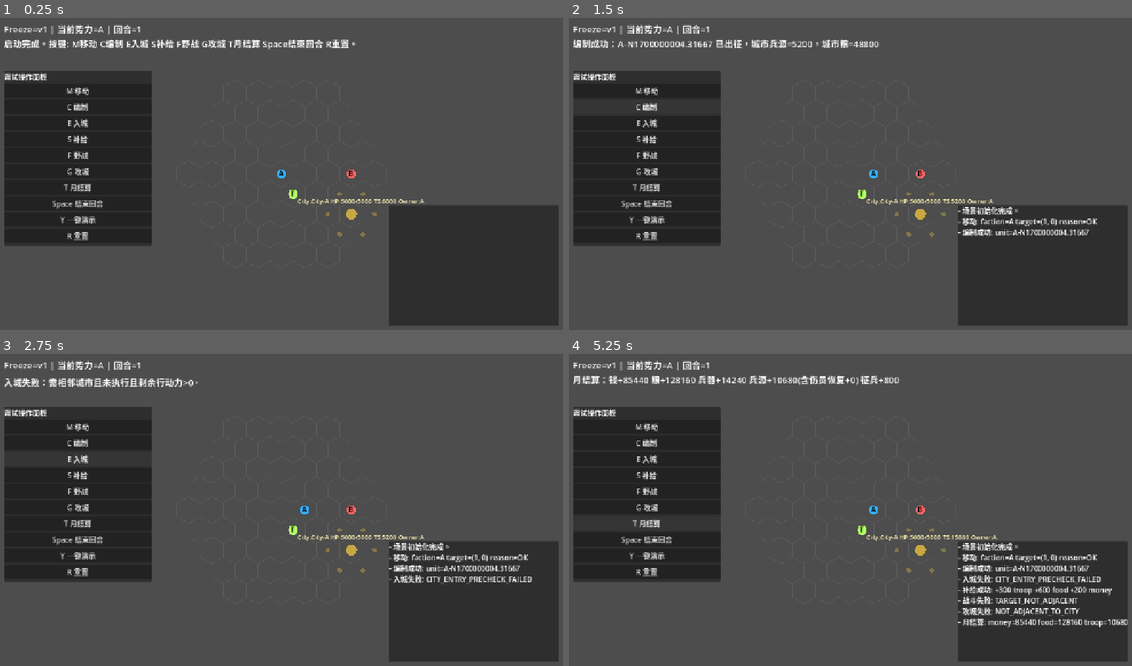
Above: before the commit, frames 1-4 (two rows, left to right).
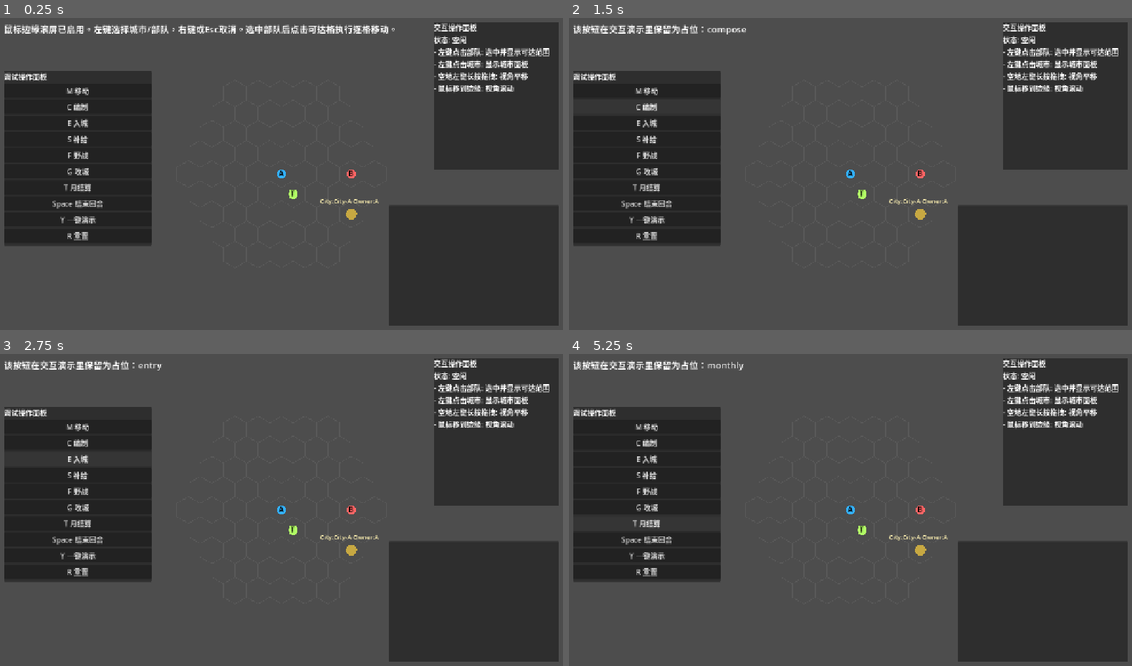
Above: after the commit, the same moments.

Repository: a327921510/test-unity
Game: Godot game, scene res://scenes/Main.tscn
Two runs of this game, one before a commit and one after it. Both use one fixed random seed, a clock stepped at 60 frames per second and the inputs below.
Inputs:
- Up to frame 1 (0.25 s): no input
- Up to frame 2 (1.5 s): click "M 移动" at 0.5 s; click "C 编制" at 1.25 s
- Up to frame 3 (2.75 s): click "E 入城" at 2 s
- Up to frame 4 (5.25 s): click "S 补给" at 2.75 s; click "F 野战" at 3.5 s; click "G 攻城" at 4.25 s; click "T 月结算" at 5 s

The runs differ from the first frame. In frame 1, 13% of the frame differs, in the area x 0-100%, y 1-71%; in frame 2, 12%; in frame 3, 13%; in frame 4, 14%, in the area x 0-100%, y 1-88%.
Error after the commit: Invalid type in function 'setup' in base 'RefCounted (TurnManager)'. The array of argument 1 (Array) does not have the same element type as the expected typed …

Commit message:
feat: 创建交互模块

Diff:
--- a/scenes/Main.tscn
+++ b/scenes/Main.tscn
@@ -1,6 +1,6 @@
 [gd_scene load_steps=2 format=3 uid="uid://d4pj2n6gl64eh"]
 
-[ext_resource type="Script" path="res://scripts/Main.gd" id="1_h8v8f"]
+[ext_resource type="Script" path="res://scripts/MainInteractive.gd" id="1_h8v8f"]
 
 [node name="Main" type="Node2D"]
 script = ExtResource("1_h8v8f")
--- /dev/null
+++ b/scripts/MainInteractive.gd
@@ -0,0 +1,483 @@
+extends Node2D
+
+const UNIT_DATA_SCRIPT := preload("res://scripts/domain/Unit.gd")
+const CITY_DATA_SCRIPT := preload("res://scripts/domain/City.gd")
+const HEX_GRID_RULES_SCRIPT := preload("res://scripts/map/HexGridRules.gd")
+const TURN_MANAGER_SCRIPT := preload("res://scripts/core/TurnManager.gd")
+const DEBUG_PANEL_SCRIPT := preload("res://scripts/ui/DebugPanel.gd")
+
+const HEX_SIZE := 30.0
+const GRID_RADIUS := 4
+const ORIGIN := Vector2(640, 360)
+const EDGE_THRESHOLD_PX := 24.0
+const EDGE_SCROLL_SPEED := 380.0
+const UNIT_STEP_TIME_SEC := 0.12
+const DRAG_START_THRESHOLD_PX := 8.0
+const DRAG_LONG_PRESS_MS := 180
+
+enum InteractionState {
+	IDLE,
+	CITY_SELECTED,
+	UNIT_SELECTED,
+	UNIT_MOVE_TARGETING,
+	UNIT_MOVING
+}
+
+var _state: InteractionState = InteractionState.IDLE
+var _grid_rules
+var _turn_manager
+var _city_alpha
+var _unit_a
+var _unit_b
+var _unit_transport
+var _unit_list: Array = []
+var _selected_city = null
+var _selected_unit = null
+var _reachable_tiles: Array[Vector2i] = []
+var _move_path: Array[Vector2i] = []
+var _move_step_timer := 0.0
+var _camera_offset := Vector2.ZERO
+var _min_camera_offset := Vector2.ZERO
+var _max_camera_offset := Vector2.ZERO
+var _status_label: Label
+var _context_label: Label
+var _debug_panel
+var _is_left_pressed := false
+var _left_press_started_on_empty := false
+var _is_camera_dragging := false
+var _left_press_screen_pos := Vector2.ZERO
+var _left_press_latest_pos := Vector2.ZERO
+var _left_press_started_at_ms := 0
+
+func _ready() -> void:
+	_initialize_demo()
+	_build_debug_panel()
+	_build_interaction_panel()
+	_recompute_camera_bounds()
+	_update_status("鼠标边缘滚屏已启用。左键选择城市/部队，右键或Esc取消。选中部队后点击可达格执行逐格移动。")
+	queue_redraw()
+
+func _process(delta: float) -> void:
+	_handle_edge_scroll(delta)
+	_process_unit_moving(delta)
+
+func _unhandled_input(event: InputEvent) -> void:
+	if event is InputEventMouseButton:
+		if event.button_index == MOUSE_BUTTON_LEFT:
+			if event.pressed:
+				_on_left_mouse_down(event.position)
+			else:
+				_on_left_mouse_up(event.position)
+			queue_redraw()
+			return
+		if event.button_index == MOUSE_BUTTON_RIGHT and event.pressed:
+			_clear_selection("已取消选择。")
+			queue_redraw()
+			return
+
+	if event is InputEventMouseMotion:
+		_on_left_mouse_motion(event)
+		return
+
+	if event is InputEventKey and event.pressed and not event.echo:
+		match event.keycode:
+			KEY_ESCAPE:
+				_clear_selection("已取消选择。")
+			KEY_M:
+				if _selected_unit != null:
+					_enter_move_targeting()
+			KEY_SPACE:
+				_turn_manager.end_turn()
+				_update_status("结束回合，当前势力=%s，回合=%d" % [_turn_manager.current_faction_id(), _turn_manager.current_turn_count()])
+			KEY_R:
+				_initialize_demo()
+				_clear_selection("已重置演示状态。")
+			_:
+				return
+		queue_redraw()
+
+func _draw() -> void:
+	_draw_grid()
+	_draw_city_block_preview()
+	_draw_city_label(_city_alpha)
+	_draw_reachable_tiles()
+	_draw_unit(_unit_a, Color(0.2, 0.7, 1.0), "A")
+	_draw_unit(_unit_b, Color(1.0, 0.4, 0.4), "B")
+	_draw_unit(_unit_transport, Color(0.7, 1.0, 0.4), "T")
+	_draw_selection_rings()
+
+func _initialize_demo() -> void:
+	_city_alpha = CITY_DATA_SCRIPT.new("City-A", "A", Vector2i(2, 2))
+	_unit_a = UNIT_DATA_SCRIPT.new("A-1", "A", UNIT_DATA_SCRIPT.ArmsType.SPEARMAN, Vector2i(0, 0), 3)
+	_unit_b = UNIT_DATA_SCRIPT.new("B-1", "B", UNIT_DATA_SCRIPT.ArmsType.HALBERD_SHIELD, Vector2i(3, 0), 3)
+	_unit_transport = UNIT_DATA_SCRIPT.new("A-T", "A", UNIT_DATA_SCRIPT.ArmsType.TRANSPORT, Vector2i(0, 1), 4)
+	_unit_list = [_unit_a, _unit_b, _unit_transport]
+
+	_turn_manager = TURN_MANAGER_SCRIPT.new()
+	_turn_manager.setup(["A", "B"], {"A": [_unit_a, _unit_transport], "B": [_unit_b]})
+
+	_grid_rules = HEX_GRID_RULES_SCRIPT.new()
+	_grid_rules.setup([_city_alpha.core_grid], _unit_list)
+
+	_state = InteractionState.IDLE
+	_selected_city = null
+	_selected_unit = null
+	_reachable_tiles.clear()
+	_move_path.clear()
+	_move_step_timer = 0.0
+
+func _handle_left_click(screen_pos: Vector2) -> void:
+	if _state == InteractionState.UNIT_MOVING:
+		return
+
+	var world_pos := screen_pos
+	var picked_unit = _pick_unit(world_pos)
+	if picked_unit != null:
+		_select_unit(picked_unit)
+		return
+
+	if _is_click_on_city(world_pos):
+		_select_city(_city_alpha)
+		return
+
+	var clicked_cell: Vector2i = _pick_grid_cell(world_pos)
+	if _state == InteractionState.UNIT_MOVE_TARGETING and _selected_unit != null:
+		_try_start_move(clicked_cell)
+		return
+
+	_clear_selection("未选中对象。")
+
+# 处理左键按下：记录按压上下文，用于区分点击和长按拖拽。
+# 输入: screen_pos(按下时屏幕坐标)
+# 输出: 更新拖拽状态缓存，不直接触发业务点击。
+func _on_left_mouse_down(screen_pos: Vector2) -> void:
+	_is_left_pressed = true
+	_is_camera_dragging = false
+	_left_press_screen_pos = screen_pos
+	_left_press_latest_pos = screen_pos
+	_left_press_started_at_ms = Time.get_ticks_msec()
+	_left_press_started_on_empty = _pick_unit(screen_pos) == null and not _is_click_on_city(screen_pos)
+
+# 处理左键抬起：若已拖拽则结束拖拽；否则按普通点击分发。
+# 输入: screen_pos(抬起时屏幕坐标)
+# 输出: 触发点击选择或仅结束拖拽。
+func _on_left_mouse_up(screen_pos: Vector2) -> void:
+	if not _is_left_pressed:
+		return
+	var was_dragging := _is_camera_dragging
+	_is_left_pressed = false
+	_is_camera_dragging = false
+	_left_press_started_on_empty = false
+	if was_dragging:
+		_update_status("已结束拖拽视角。")
+		return
+	_handle_left_click(screen_pos)
+
+# 处理左键按住移动：满足长按+位移阈值后进入地图拖拽。
+# 输入: event(鼠标移动事件)
+# 输出: 更新相机偏移并刷新画面。
+func _on_left_mouse_motion(event: InputEventMouseMotion) -> void:
+	if not _is_left_pressed:
+		return
+	_left_press_latest_pos = event.position
+	if not _left_press_started_on_empty:
+		return
+	if _state == InteractionState.UNIT_MOVING:
+		return
+	if not _is_camera_dragging:
+		var hold_ms := Time.get_ticks_msec() - _left_press_started_at_ms
+		var drag_distance := _left_press_latest_pos.distance_to(_left_press_screen_pos)
+		if hold_ms < DRAG_LONG_PRESS_MS or drag_distance < DRAG_START_THRESHOLD_PX:
+			return
+		_is_camera_dragging = true
+		_update_status("长按空地拖拽中：正在移动地图视角。")
+	_apply_camera_offset_delta(event.relative)
+	queue_redraw()
+
+func _select_city(city) -> void:
+	_selected_city = city
+	_selected_unit = null
+	_reachable_tiles.clear()
+	_state = InteractionState.CITY_SELECTED
+	_update_context_panel()
+	_update_status("已选中城市 %s。右侧显示城市操作面板入口。" % city.id)
+
+func _select_unit(unit) -> void:
+	if unit.faction_id != _turn_manager.current_faction_id():
+		_update_status("当前为 %s 势力回合，不能操作 %s 势力单位。" % [_turn_manager.current_faction_id(), unit.faction_id])
+		return
+	_selected_city = null
+	_selected_unit = unit
+	_state = InteractionState.UNIT_SELECTED
+	_reachable_tiles = _grid_rules.get_reachable_tiles(unit)
+	_update_context_panel()
+	_update_status("已选中部队 %s。已显示可移动范围，点击可达格可执行移动。" % unit.id)
+
+func _enter_move_targeting() -> void:
+	if _selected_unit == null:
+		return
+	_state = InteractionState.UNIT_MOVE_TARGETING
+	_reachable_tiles = _grid_rules.get_reachable_tiles(_selected_unit)
+	_update_context_panel()
+	_update_status("移动目标选择中：请点击一个可达格。")
+
+func _try_start_move(target: Vector2i) -> void:
+	if _selected_unit == null:
+		return
+	if not _grid_rules.is_tile_reachable(_selected_unit, target):
+		_update_status("目的地不可达：%s" % str(target))
+		return
+	_move_path = _grid_rules.build_path(_selected_unit, target)
+	if _move_path.is_empty():
+		_update_status("未找到路径。")
+		return
+	_state = InteractionState.UNIT_MOVING
+	_move_step_timer = UNIT_STEP_TIME_SEC
+	_update_context_panel()
+	_update_status("部队 %s 开始逐格移动到 %s。" % [_selected_unit.id, str(target)])
+
+func _process_unit_moving(delta: float) -> void:
+	if _state != InteractionState.UNIT_MOVING or _selected_unit == null:
+		return
+	_move_step_timer -= delta
+	if _move_step_timer > 0.0:
+		return
+	_move_step_timer = UNIT_STEP_TIME_SEC
+	if _move_path.is_empty():
+		_finish_movement()
+		return
+	var step_cell: Vector2i = _move_path.pop_front()
+	var result: Dictionary = _grid_rules.move_unit_one_step(_selected_unit, step_cell)
+	if not result["ok"]:
+		_state = InteractionState.UNIT_SELECTED
+		_update_status("移动中断，原因=%d" % result["reason"])
+		_reachable_tiles = _grid_rules.get_reachable_tiles(_selected_unit)
+		_update_context_panel()
+		queue_redraw()
+		return
+	queue_redraw()
+
+func _finish_movement() -> void:
+	_state = InteractionState.UNIT_SELECTED
+	_reachable_tiles = _grid_rules.get_reachable_tiles(_selected_unit)
+	_update_context_panel()
+	_update_status("移动完成：%s 当前坐标=%s，剩余行动力=%d" % [
+		_selected_unit.id, str(_selected_unit.grid), _selected_unit.remaining_move_points
+	])
+
+func _clear_selection(status_text: String) -> void:
+	_state = InteractionState.IDLE
+	_selected_city = null
+	_selected_unit = null
+	_reachable_tiles.clear()
+	_move_path.clear()
+	_update_context_panel()
+	_update_status(status_text)
+
+func _build_interaction_panel() -> void:
+	var layer := CanvasLayer.new()
+	layer.name = "InteractionUI"
+	add_child(layer)
+
+	var panel := PanelContainer.new()
+	panel.offset_left = 980
+	panel.offset_top = 20
+	panel.offset_right = 1260
+	panel.offset_bottom = 350
+	layer.add_child(panel)
+
+	var vb := VBoxContainer.new()
+	panel.add_child(vb)
+
+	var title := Label.new()
+	title.text = "交互操作面板"
+	vb.add_child(title)
+
+	_context_label = Label.new()
+	_context_label.autowrap_mode = TextServer.AUTOWRAP_WORD_SMART
+	_context_label.custom_minimum_size = Vector2(250, 280)
+	vb.add_child(_context_label)
+
+	_update_context_panel()
+
+func _update_context_panel() -> void:
+	if _context_label == null:
+		return
+	match _state:
+		InteractionState.IDLE:
+			_context_label.text = "状态: 空闲\n- 左键点击部队: 选中并显示可达范围\n- 左键点击城市: 显示城市面板\n- 空地左键长按拖拽: 视角平移\n- 鼠标移到边缘: 视角滚动"
+		InteractionState.CITY_SELECTED:
+			_context_label.text = "状态: 已选中城市\n城市: %s\n操作入口:\n- 发展(占位)\n- 征募(占位)\n- 编制(占位)\n\n右键/Esc: 取消选择" % _selected_city.id
+		InteractionState.UNIT_SELECTED:
+			_context_label.text = "状态: 已选中部队\n部队: %s\n剩余行动力: %d\n操作入口:\n- 移动(左键可达格)\n- 攻击(占位)\n- 战法(占位)\n- 补给(占位)\n\n按 M: 进入移动目标模式" % [
+				_selected_unit.id, _selected_unit.remaining_move_points
+			]
+		InteractionState.UNIT_MOVE_TARGETING:
+			_context_label.text = "状态: 选择移动目标\n部队: %s\n请左键点击可达格。\n右键/Esc: 返回部队选中态。" % _selected_unit.id
+		InteractionState.UNIT_MOVING:
+			_context_label.text = "状态: 部队移动中\n部队: %s\n沿路径逐格推进中..." % _selected_unit.id
+
+func _build_debug_panel() -> void:
+	_debug_panel = DEBUG_PANEL_SCRIPT.new()
+	_debug_panel.name = "DebugUI"
+	add_child(_debug_panel)
+	_debug_panel.setup(Callable(self, "_handle_debug_action"))
+
+func _handle_debug_action(action_id: String) -> void:
+	match action_id:
+		"move":
+			_enter_move_targeting()
+		"end_turn":
+			_turn_manager.end_turn()
+			_update_status("结束回合，当前势力=%s，回合=%d" % [_turn_manager.current_faction_id(), _turn_manager.current_turn_count()])
+		"reset":
+			_initialize_demo()
+			_clear_selection("已重置演示状态。")
+		_:
+			_update_status("该按钮在交互演示里保留为占位：%s" % action_id)
+	queue_redraw()
+
+func _update_status(text: String) -> void:
+	if _status_label == null:
+		_status_label = get_node_or_null("HelloLabel")
+	if _status_label != null:
+		_status_label.text = text
+
+func _handle_edge_scroll(delta: float) -> void:
+	if _is_camera_dragging:
+		return
+	var viewport_rect := get_viewport_rect()
+	var mouse_pos := get_viewport().get_mouse_position()
+	if not viewport_rect.has_point(mouse_pos):
+		return
+	var scroll_dir := Vector2.ZERO
+	if mouse_pos.x <= EDGE_THRESHOLD_PX:
+		scroll_dir.x += 1.0
+	elif mouse_pos.x >= viewport_rect.size.x - EDGE_THRESHOLD_PX:
+		scroll_dir.x -= 1.0
+	if mouse_pos.y <= EDGE_THRESHOLD_PX:
+		scroll_dir.y += 1.0
+	elif mouse_pos.y >= viewport_rect.size.y - EDGE_THRESHOLD_PX:
+		scroll_dir.y -= 1.0
+	if scroll_dir == Vector2.ZERO:
+		return
+	_apply_camera_offset_delta(scroll_dir.normalized() * EDGE_SCROLL_SPEED * delta)
+	queue_redraw()
+
+# 相机偏移应用函数，统一做边界夹取。
+# 输入: delta(本次相机偏移增量)
+# 输出: 更新并夹取 _camera_offset。
+func _apply_camera_offset_delta(delta: Vector2) -> void:
+	_camera_offset += delta
+	_camera_offset.x = clamp(_camera_offset.x, _min_camera_offset.x, _max_camera_offset.x)
+	_camera_offset.y = clamp(_camera_offset.y, _min_camera_offset.y, _max_camera_offset.y)
+
+func _recompute_camera_bounds() -> void:
+	var viewport_size := get_viewport_rect().size
+	var min_world := Vector2(999999, 999999)
+	var max_world := Vector2(-999999, -999999)
+	for q in range(-GRID_RADIUS, GRID_RADIUS + 1):
+		for r in range(-GRID_RADIUS, GRID_RADIUS + 1):
+			var s := -q - r
+			if abs(s) > GRID_RADIUS:
+				continue
+			var p := _axial_to_pixel_no_offset(Vector2i(q, r))
+			min_world.x = min(min_world.x, p.x)
+			min_world.y = min(min_world.y, p.y)
+			max_world.x = max(max_world.x, p.x)
+			max_world.y = max(max_world.y, p.y)
+	var margin := HEX_SIZE * 2.0
+	_min_camera_offset = Vector2(
+		viewport_size.x - (max_world.x + margin),
+		viewport_size.y - (max_world.y + margin)
+	)
+	_max_camera_offset = Vector2(
+		-(min_world.x - margin),
+		-(min_world.y - margin)
+	)
+
+func _draw_grid() -> void:
+	for q in range(-GRID_RADIUS, GRID_RADIUS + 1):
+		for r in range(-GRID_RADIUS, GRID_RADIUS + 1):
+			var s := -q - r
+			if abs(s) > GRID_RADIUS:
+				continue
+			var center := _axial_to_pixel(Vector2i(q, r))
+			var points := PackedVector2Array()
+			for i in range(6):
+				var angle := PI / 180.0 * (60.0 * i - 30.0)
+				points.append(center + Vector2(cos(angle), sin(angle)) * HEX_SIZE)
+			draw_polyline(points + PackedVector2Array([points[0]]), Color(0.35, 0.35, 0.35), 1.5)
+
+func _draw_city_block_preview() -> void:
+	var center := _axial_to_pixel(_city_alpha.core_grid)
+	draw_circle(center, HEX_SIZE * 0.4, Color(0.9, 0.75, 0.25, 0.8))
+	for cell in _grid_rules.neighbors(_city_alpha.core_grid):
+		draw_circle(_axial_to_pixel(cell), HEX_SIZE * 0.16, Color(0.9, 0.75, 0.25, 0.35))
+
+func _draw_city_label(city) -> void:
+	var center := _axial_to_pixel(city.core_grid)
+	var font := ThemeDB.fallback_font
+	if font != null:
+		var t := "City:%s Owner:%s" % [city.id, city.owner_faction_id]
+		draw_string(font, center + Vector2(-70, -HEX_SIZE * 0.8), t, HORIZONTAL_ALIGNMENT_LEFT, -1, 14, Color(1.0, 0.95, 0.7))
+
+func _draw_reachable_tiles() -> void:
+	if _selected_unit == null:
+		return
+	for cell in _reachable_tiles:
+		draw_circle(_axial_to_pixel(cell), HEX_SIZE * 0.22, Color(0.2, 0.95, 0.35, 0.6))
+
+func _draw_selection_rings() -> void:
+	if _selected_city != null:
+		draw_arc(_axial_to_pixel(_selected_city.core_grid), HEX_SIZE * 0.55, 0.0, TAU, 24, Color(1.0, 0.9, 0.2), 3.0)
+	if _selected_unit != null:
+		draw_arc(_axial_to_pixel(_selected_unit.grid), HEX_SIZE * 0.5, 0.0, TAU, 24, Color(0.2, 1.0, 1.0), 3.0)
+
+func _draw_unit(unit, color: Color, tag: String) -> void:
+	if unit == null or unit.is_routed:
+		return
+	var center := _axial_to_pixel(unit.grid)
+	draw_circle(center, HEX_SIZE * 0.35, color)
+	var font := ThemeDB.fallback_font
+	if font != null:
+		draw_string(font, center + Vector2(-6, 5), tag, HORIZONTAL_ALIGNMENT_LEFT, -1, 16, Color.BLACK)
+
+func _pick_unit(world_pos: Vector2):
+	for unit in _unit_list:
+		if unit == null or unit.is_routed:
+			continue
+		if world_pos.distance_to(_axial_to_pixel(unit.grid)) <= HEX_SIZE * 0.5:
+			return unit
+	return null
+
+func _is_click_on_city(world_pos: Vector2) -> bool:
+	if world_pos.distance_to(_axial_to_pixel(_city_alpha.core_grid)) <= HEX_SIZE * 0.65:
+		return true
+	for cell in _grid_rules.neighbors(_city_alpha.core_grid):
+		if world_pos.distance_to(_axial_to_pixel(cell)) <= HEX_SIZE * 0.3:
+			return true
+	return false
+
+func _pick_grid_cell(world_pos: Vector2) -> Vector2i:
+	var best_cell := Vector2i.ZERO
+	var best_distance := INF
+	for q in range(-GRID_RADIUS, GRID_RADIUS + 1):
+		for r in range(-GRID_RADIUS, GRID_RADIUS + 1):
+			var s := -q - r
+			if abs(s) > GRID_RADIUS:
+				continue
+			var cell := Vector2i(q, r)
+			var dist := world_pos.distance_to(_axial_to_pixel(cell))
+			if dist < best_distance:
+				best_distance = dist
+				best_cell = cell
+	return best_cell
+
+func _axial_to_pixel(cell: Vector2i) -> Vector2:
+	return _axial_to_pixel_no_offset(cell) + _camera_offset
+
+func _axial_to_pixel_no_offset(cell: Vector2i) -> Vector2:
+	var x := HEX_SIZE * sqrt(3.0) * (cell.x + cell.y * 0.5)
+	var y := HEX_SIZE * 1.5 * cell.y
+	return ORIGIN + Vector2(x, y)
--- a/scripts/map/HexGridRules.gd
+++ b/scripts/map/HexGridRules.gd
@@ -79,6 +79,76 @@
 func register_unit(unit) -> void:
 	_occupied_cells[unit.grid] = unit
 
+func get_reachable_tiles(unit) -> Array[Vector2i]:
+	var reachable_map: Dictionary = {}
+	var frontier: Array[Vector2i] = [unit.grid]
+	var best_cost: Dictionary = {unit.grid: 0}
+	while frontier.size() > 0:
+		var current: Vector2i = frontier.pop_front()
+		var current_cost: int = best_cost[current]
+		for next_cell in neighbors(current):
+			if _city_blocked_cells.has(next_cell):
+				continue
+			if _occupied_cells.has(next_cell) and _occupied_cells[next_cell] != unit:
+				continue
+			var next_cost := current_cost + 1
+			if next_cost > unit.remaining_move_points:
+				continue
+			if not best_cost.has(next_cell) or next_cost < best_cost[next_cell]:
+				best_cost[next_cell] = next_cost
+				frontier.append(next_cell)
+				if next_cell != unit.grid:
+					reachable_map[next_cell] = true
+	var result: Array[Vector2i] = []
+	for cell in reachable_map.keys():
+		result.append(cell)
+	return result
+
+func is_tile_reachable(unit, tile: Vector2i) -> bool:
+	if tile == unit.grid:
+		return true
+	for reachable in get_reachable_tiles(unit):
+		if reachable == tile:
+			return true
+	return false
+
+func build_path(unit, target: Vector2i) -> Array[Vector2i]:
+	if target == unit.grid:
+		return []
+	if not is_tile_reachable(unit, target):
+		return []
+	var frontier: Array[Vector2i] = [unit.grid]
+	var came_from: Dictionary = {}
+	var visited: Dictionary = {unit.grid: true}
+	while frontier.size() > 0:
+		var current: Vector2i = frontier.pop_front()
+		if current == target:
+			break
+		for next_cell in neighbors(current):
+			if visited.has(next_cell):
+				continue
+			if _city_blocked_cells.has(next_cell):
+				continue
+			if _occupied_cells.has(next_cell) and _occupied_cells[next_cell] != unit and next_cell != target:
+				continue
+			visited[next_cell] = true
+			came_from[next_cell] = current
+			frontier.append(next_cell)
+	if not came_from.has(target):
+		return []
+	var reverse_path: Array[Vector2i] = []
+	var cursor: Vector2i = target
+	while cursor != unit.grid:
+		reverse_path.append(cursor)
+		cursor = came_from[cursor]
+	reverse_path.reverse()
+	return reverse_path
+
+func move_unit_one_step(unit, next_cell: Vector2i) -> Dictionary:
+	if not is_adjacent(unit.grid, next_cell):
+		return {"ok": false, "reason": MoveReason.INSUFFICIENT_MOVE_POINT}
+	return try_move_unit(unit, next_cell)
+
 func _rebuild_city_blocked_cells() -> void:
 	_city_blocked_cells.clear()
 	for core in _city_core_cells:
Not shown, added: .cursor/rules/code-comments-and-call-relations.mdc
Not shown, added: .cursor/rules/prefer-third-party-over-reinvent.mdc
Not shown, added: requirements/Godot开发执行清单_v1.md
Not shown, added: requirements/交互与操作流程模块_设计_v1.md
Not shown, changed: requirements/系统总览_模块关系图_v1.md
